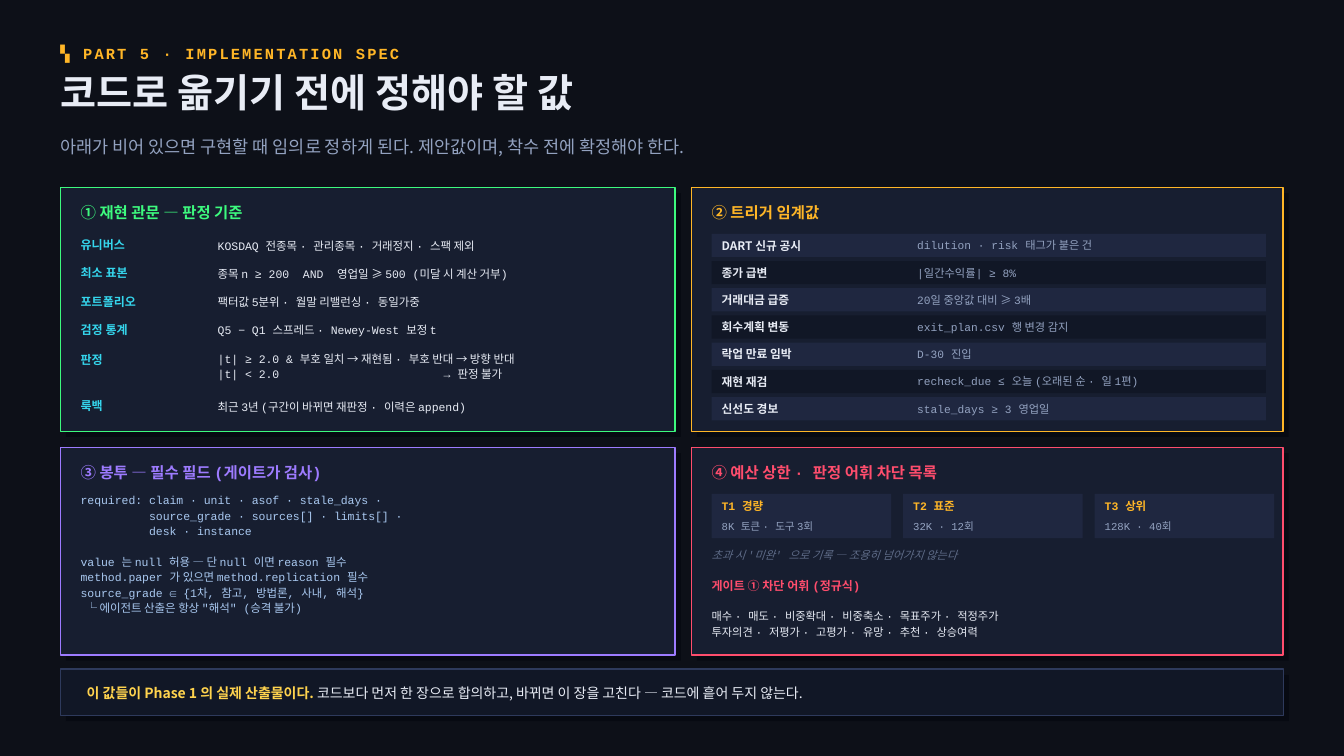
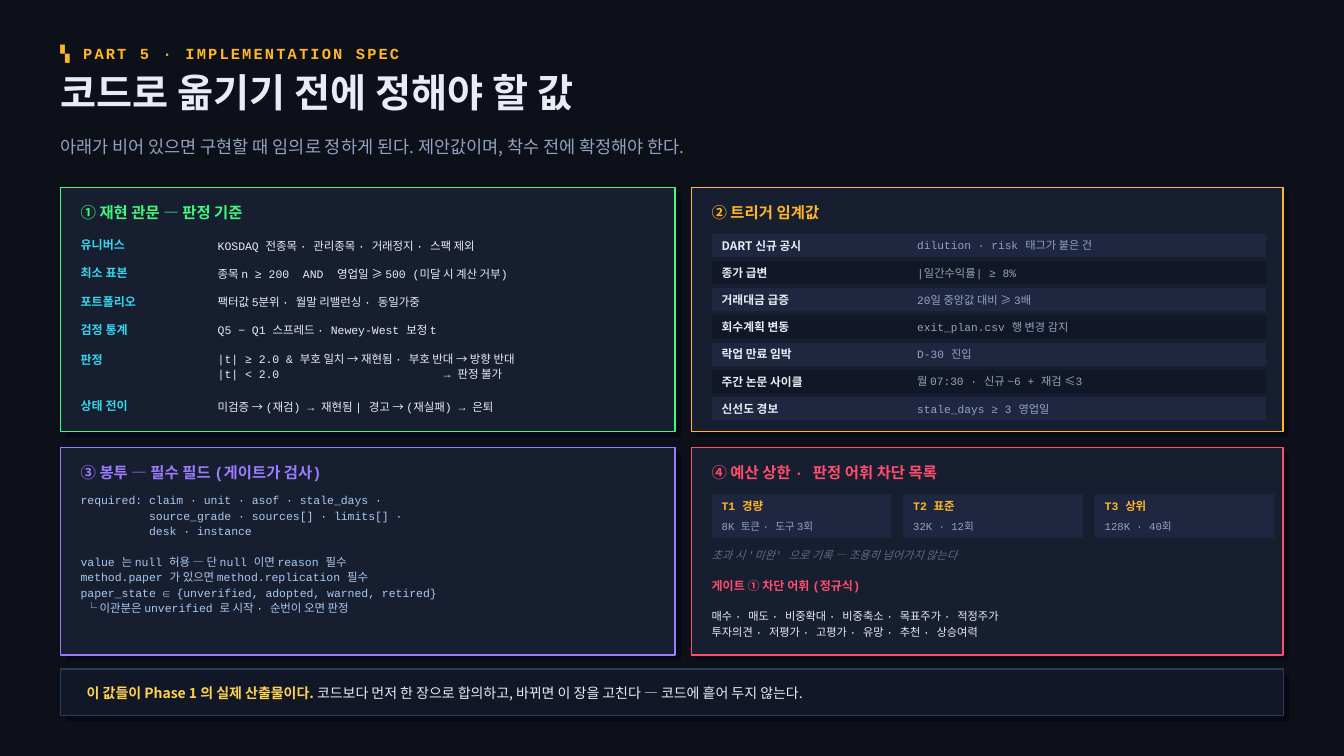
Before and after one commit to InnbumBaek/Stock_Agent, a slide deck: slide 33 of docs/agentization/Stock_Agent_에이전트화_계획안.pptx. Drawn at 1344x756 pixels with LibreOffice and Linux fonts; fonts in the diff are those of the drawing. Boxes give left, top, right and bottom in pixels: in the first picture for what was removed or moved away, otherwise in the second. Text is boxed around its words. In the diff, an @@ line names an element or a change of style, - is before the commit and + after.

```diff
--- a/docs/agentization/Stock_Agent_에이전트화_계획안.pptx
+++ b/docs/agentization/Stock_Agent_에이전트화_계획안.pptx
@@ text at [722,376,802,387]: text changed @@
-재현 재검
+주간 논문 사이클
@@ text at [917,376,1082,386]: text changed @@
-recheck_due ≤ 오늘 (오래된 순 · 일 1편)
+월 07:30 · 신규 ~6 + 재검 ≤3
@@ text at [81,400,128,411]: text changed @@
-룩백
+상태 전이
@@ text at [218,401,493,414]: text changed @@
-최근 3년 (구간이 바뀌면 재판정 · 이력은 append)
+미검증 → (재검) → 재현됨 | 경고 → (재실패) → 은퇴
@@ text at [81,589,437,613]: text changed @@
-source_grade ∈ {1차, 참고, 방법론, 사내, 해석}
-└ 에이전트 산출은 항상 "해석" (승격 불가)
+paper_state ∈ {unverified, adopted, warned, retired}
+└ 이관분은 unverified 로 시작 · 순번이 오면 판정
```
Also in this commit, not shown: 9 other slides changed, 2 other files.
